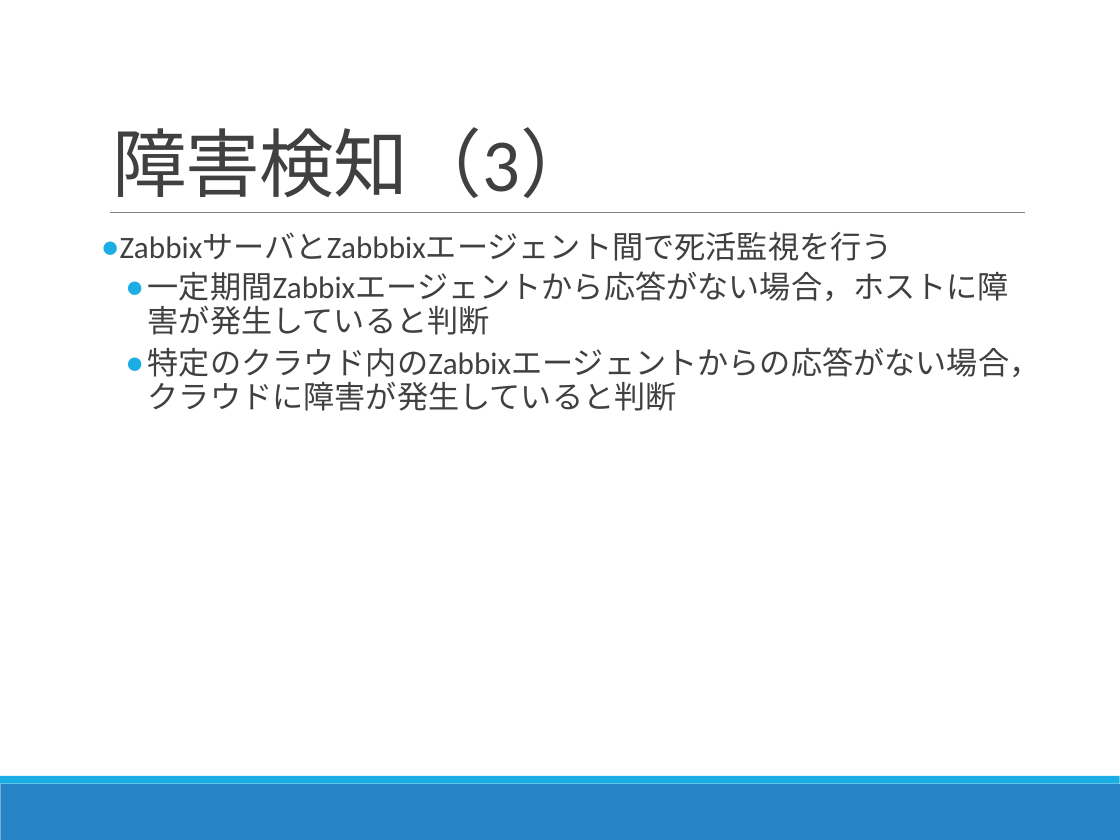
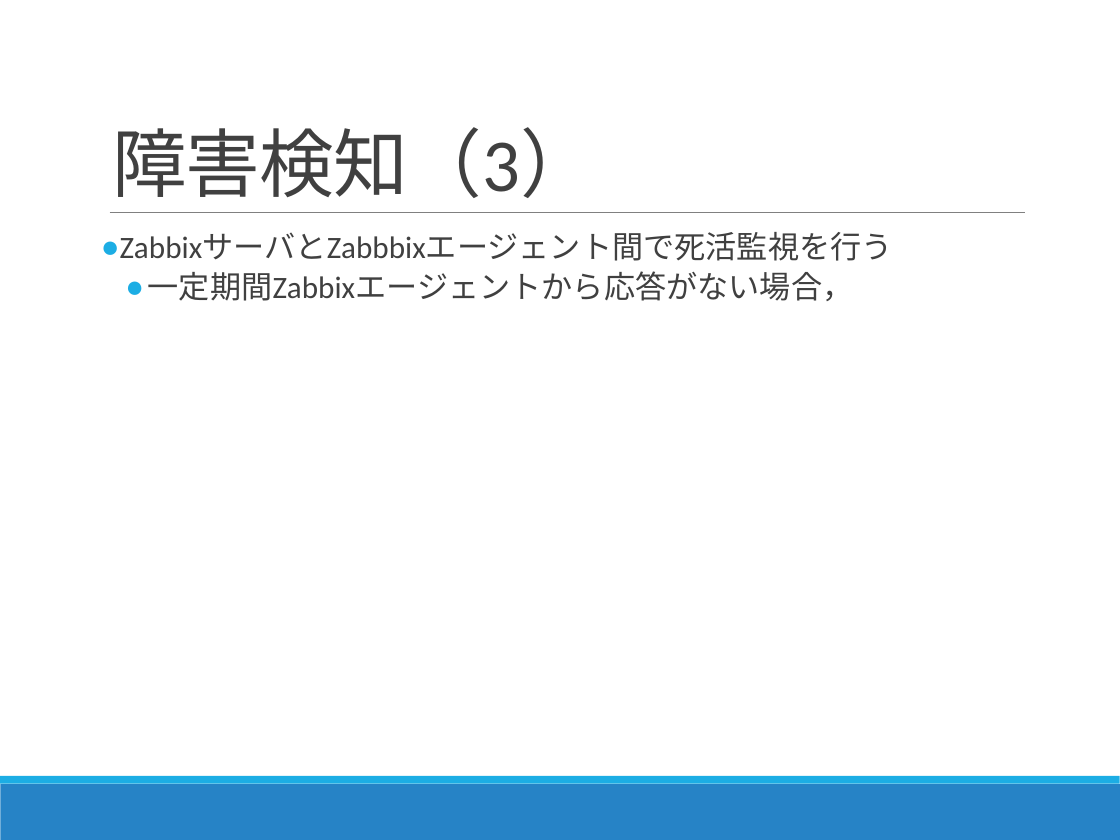
Before and after one commit to Kota0823/Document, a slide deck: slide 14 of 輪講2019-1_鈴木洸太.pptx. Drawn at 1120x840 pixels with LibreOffice and Linux fonts; fonts in the diff are those of the drawing. Boxes give left, top, right and bottom in pixels: in the first picture for what was removed or moved away, otherwise in the second. Text is boxed around its words. In the diff, an @@ line names an element or a change of style, - is before the commit and + after.

```diff
--- a/輪講2019-1_鈴木洸太.pptx
+++ b/輪講2019-1_鈴木洸太.pptx
@@ text at [148,271,853,301]: text changed @@
-  ● 一定期間Zabbixエージェントから応答がない場合，ホストに障害が発生していると判断
-  ● 特定のクラウド内のZabbixエージェントからの応答がない場合，クラウドに障害が発生していると判断
+  ● 一定期間Zabbixエージェントから応答がない場合，
```
Also in this commit, not shown: 4 other slides changed, 1 slide added, 5 other files.
